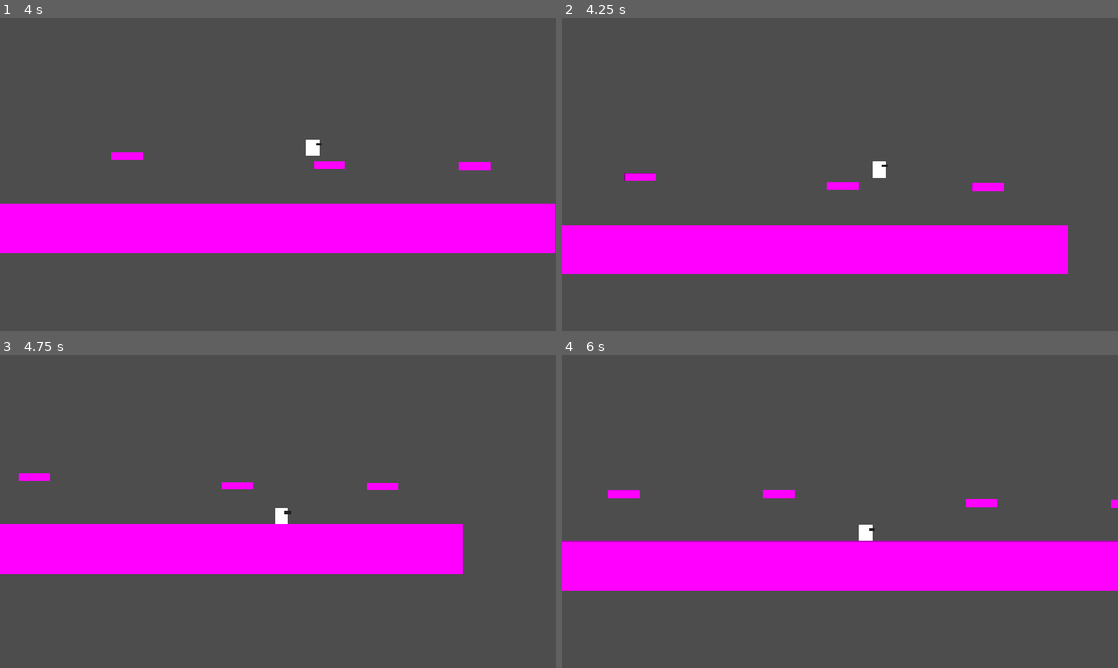
Above: before the commit, frames 1-4 (two rows, left to right).
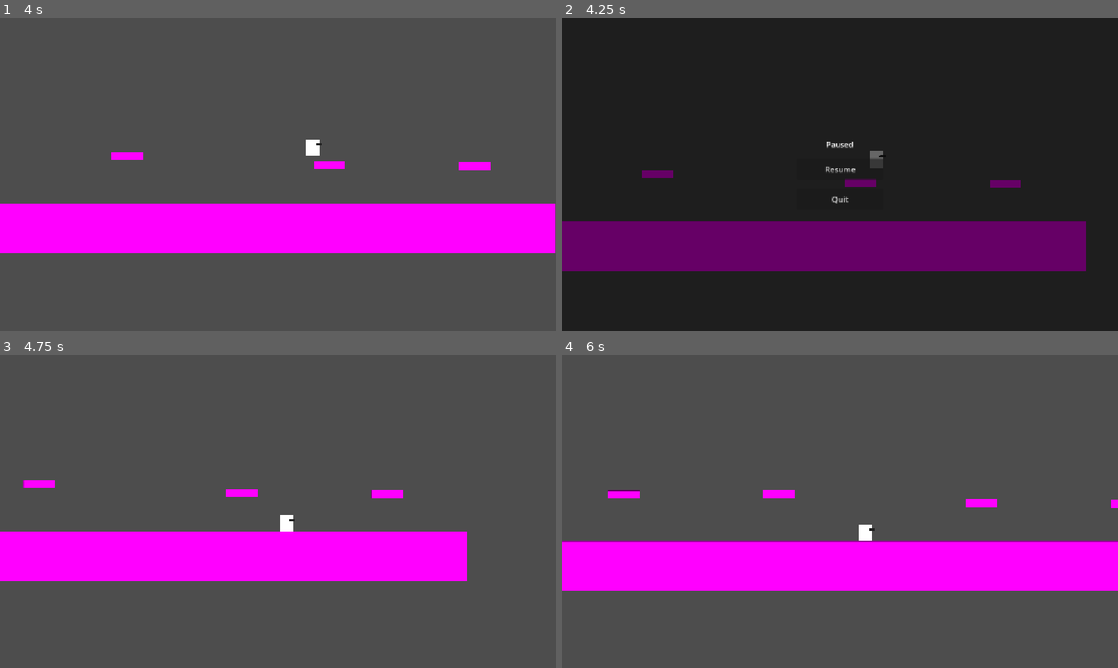
Above: after the commit, the same moments.

Repository: cachandlerdev/gmtk-2026
Game: Godot game, scene res://scenes/levels/test_level.tscn
Two runs of this game, one before a commit and one after it. Both use one fixed random seed, a clock stepped at 60 frames per second and the inputs below.
Inputs (mouse positions are in pixels of both pictures, inside the frame that each line leads up to):
- Up to frame 1 (4 s): move the mouse to (400, 158) at 0.52 s; hold D (move_right) 0.53-2.03 s; right-click (400, 158) at 0.6 s; tap W (jump) at 0.77, 1.52, 3.02, 3.77 s; tap Down (aim_down, bound only after the commit) at 0.8, 1.35, 3.8 s; move the mouse to (166, 190) at 1.27 s; tap Up (aim_up, bound only after the commit) at 1.55, 2.1 s; move the mouse to (333, 105) at 2.02 s; hold A (move_left) 2.03-2.78 s; tap J (shoot, bound only after the commit) at 2.3, 2.85 s; move the mouse to (250, 237) at 2.77 s; hold D (move_right) from 2.78 s (still down); right-click (250, 237) at 3.05 s; move the mouse to (444, 221) at 3.52 s; right-click (444, 221) at 3.6 s
- Up to frame 2 (4.25 s): keep holding D (move_right); tap Escape (ui_cancel) at 4.15 s
- Up to frame 3 (4.75 s): release D (move_right) at 4.25 s; click (278, 505) at 4.25 s, where only the run after the commit has a clickable "Resume"
- Up to frame 4 (6 s): move the mouse to (673, 464) at 5.02 s; hold A (move_left) 5.03-5.78 s; tap Shift (dash) at 5.1 s; tap W (jump) at 5.27 s; tap Up (aim_up, bound only after the commit) at 5.3 s; move the mouse to (867, 511) at 5.77 s; hold D (move_right) from 5.78 s (still down); click (867, 511) at 5.85 s

Frame 1 is identical in both runs. In frame 2, 100% of the frame differs, in the area x 0-100%, y 0-100%; in frame 3, 4.9%; in frame 4, 0.5%.

Commit message:
feat: chargeable bow, ricochet arrows, test level, pause menu

Diff:
--- a/project.godot
+++ b/project.godot
@@ -14,6 +14,10 @@
 run/main_scene="uid://5vx46auayvpk"
 config/features=PackedStringArray("4.7", "Forward Plus")
 config/icon="res://icon.svg"
+
+[autoload]
+
+PauseMenu="*res://scenes/ui/pause_menu.tscn"
 
 [display]
 
@@ -53,6 +57,21 @@
 "events": [Object(InputEventMouseButton,"resource_local_to_scene":false,"resource_name":"","device":-1,"window_id":0,"a …(257 unchanged characters)…
 ]
 }
+shoot={
+"deadzone": 0.5,
+"events": [Object(InputEventKey,"resource_local_to_scene":false,"resource_name":"","device":-1,"window_id":0,"alt_pressed":false,"shift_pressed":false,"ctrl_pressed":false,"meta_pressed":false,"pressed":false,"keycode":0,"physical_keycode":74,"key_label":0,"unicode":106,"location":0,"echo":false,"script":null)
+]
+}
+aim_up={
+"deadzone": 0.5,
+"events": [Object(InputEventKey,"resource_local_to_scene":false,"resource_name":"","device":-1,"window_id":0,"alt_pressed":false,"shift_pressed":false,"ctrl_pressed":false,"meta_pressed":false,"pressed":false,"keycode":0,"physical_keycode":4194320,"key_label":0,"unicode":0,"location":0,"echo":false,"script":null)
+]
+}
+aim_down={
+"deadzone": 0.5,
+"events": [Object(InputEventKey,"resource_local_to_scene":false,"resource_name":"","device":-1,"window_id":0,"alt_pressed":false,"shift_pressed":false,"ctrl_pressed":false,"meta_pressed":false,"pressed":false,"keycode":0,"physical_keycode":4194322,"key_label":0,"unicode":0,"location":0,"echo":false,"script":null)
+]
+}
 
 [physics]
 
--- /dev/null
+++ b/scenes/player/arrow.gd
@@ -0,0 +1,41 @@
+extends CharacterBody2D
+
+## A projectile arrow. Flies with an initial velocity, arcs under gravity,
+## rotates to face its travel direction, and ricochets off the world a few
+## times before coming to rest.
+
+@export var fall_gravity: float = 980.0
+@export var lifetime: float = 6.0
+@export var bounciness: float = 0.7          # fraction of speed kept per bounce
+@export var max_bounces: int = 3             # stick after this many ricochets
+@export var min_bounce_speed: float = 120.0  # below this after a bounce, stop
+
+var _bounces: int = 0
+var _stopped: bool = false
+
+func _ready() -> void:
+	# Failsafe cleanup for arrows that never come to rest on screen.
+	get_tree().create_timer(lifetime).timeout.connect(queue_free)
+
+func _physics_process(delta: float) -> void:
+	if _stopped:
+		return
+
+	velocity.y += fall_gravity * delta
+
+	var collision := move_and_collide(velocity * delta)
+	if collision != null:
+		_ricochet(collision.get_normal())
+
+	if not _stopped:
+		rotation = velocity.angle()
+
+func _ricochet(normal: Vector2) -> void:
+	velocity = velocity.bounce(normal) * bounciness
+	_bounces += 1
+	if _bounces >= max_bounces or velocity.length() < min_bounce_speed:
+		_stop()
+
+func _stop() -> void:
+	_stopped = true
+	velocity = Vector2.ZERO
--- /dev/null
+++ b/scenes/player/arrow.tscn
@@ -0,0 +1,18 @@
+[gd_scene load_steps=3 format=3 uid="uid://qb172ohoprer"]
+
+[ext_resource type="Script" path="res://scenes/player/arrow.gd" id="1_arrow"]
+
+[sub_resource type="RectangleShape2D" id="Shape_arrow"]
+size = Vector2(34, 6)
+
+[node name="Arrow" type="CharacterBody2D"]
+collision_layer = 4
+collision_mask = 1
+script = ExtResource("1_arrow")
+
+[node name="Visual" type="Polygon2D" parent="."]
+color = Color(0.827451, 0.6, 0.301961, 1)
+polygon = PackedVector2Array(-17, -1.5, 6, -1.5, 6, -6, 17, 0, 6, 6, 6, 1.5, -17, 1.5)
+
+[node name="CollisionShape2D" type="CollisionShape2D" parent="."]
+shape = SubResource("Shape_arrow")
--- /dev/null
+++ b/scenes/ui/main_menu.gd
@@ -0,0 +1,19 @@
+extends Control
+
+
+# Called when the node enters the scene tree for the first time.
+func _ready() -> void:
+	pass # Replace with function body.
+
+
+# Called every frame. 'delta' is the elapsed time since the previous frame.
+func _process(delta: float) -> void:
+	pass
+
+
+func _on_start_game_pressed() -> void:
+	get_tree().change_scene_to_file("res://scenes/levels/test_level.tscn")
+
+
+func _on_quit_game_pressed() -> void:
+	get_tree().quit()
--- /dev/null
+++ b/scenes/ui/main_menu.tscn
@@ -0,0 +1,48 @@
+[gd_scene format=3 uid="uid://d3bwgw1cq6ryh"]
+
+[ext_resource type="Script" uid="uid://crr27daij2odd" path="res://scenes/ui/main_menu.gd" id="1_sl1te"]
+
+[node name="MainMenu" type="Control" unique_id=525694652]
+layout_mode = 3
+anchors_preset = 15
+anchor_right = 1.0
+anchor_bottom = 1.0
+grow_horizontal = 2
+grow_vertical = 2
+script = ExtResource("1_sl1te")
+
+[node name="Label" type="Label" parent="." unique_id=28140727]
+layout_mode = 0
+offset_left = 493.0
+offset_top = 89.0
+offset_right = 659.0
+offset_bottom = 134.0
+theme_override_font_sizes/font_size = 32
+text = "Game Title"
+horizontal_alignment = 1
+
+[node name="CenterContainer" type="CenterContainer" parent="." unique_id=1809059936]
+layout_mode = 1
+anchors_preset = 15
+anchor_right = 1.0
+anchor_bottom = 1.0
+grow_horizontal = 2
+grow_vertical = 2
+
+[node name="VBoxContainer" type="VBoxContainer" parent="CenterContainer" unique_id=884909270]
+layout_mode = 2
+
+[node name="Start Game" type="Button" parent="CenterContainer/VBoxContainer" unique_id=586542926]
+layout_mode = 2
+theme_override_font_sizes/font_size = 25
+text = "Start
+
+"
+
+[node name="Quit Game" type="Button" parent="CenterContainer/VBoxContainer" unique_id=2033349739]
+layout_mode = 2
+theme_override_font_sizes/font_size = 25
+text = "Quit"
+
+[connection signal="pressed" from="CenterContainer/VBoxContainer/Start Game" to="." method="_on_start_game_pressed"]
+[connection signal="pressed" from="CenterContainer/VBoxContainer/Quit Game" to="." method="_on_quit_game_pressed"]
--- /dev/null
+++ b/scenes/ui/pause_menu.gd
@@ -0,0 +1,39 @@
+extends CanvasLayer
+
+## Global pause menu, registered as an Autoload so it works in every scene.
+## Its process_mode is ALWAYS (set in the scene) so it keeps running while the
+## SceneTree is paused — otherwise it would freeze along with the gameplay and
+## you could never un-pause.
+
+@onready var resume_button: Button = $Center/Menu/ResumeButton
+@onready var quit_button: Button = $Center/Menu/QuitButton
+
+func _ready() -> void:
+	visible = false
+	resume_button.pressed.connect(_resume)
+	quit_button.pressed.connect(_quit)
+
+func _unhandled_input(event: InputEvent) -> void:
+	if event.is_action_pressed("ui_cancel"):
+		_toggle()
+		get_viewport().set_input_as_handled()
+
+func _toggle() -> void:
+	if get_tree().paused:
+		_resume()
+	else:
+		_pause()
+
+func _pause() -> void:
+	get_tree().paused = true
+	visible = true
+
+func _resume() -> void:
+	get_tree().paused = false
+	visible = false
+
+func _quit() -> void:
+	# Un-pause first so the tree is in a clean state, then exit.
+	# Swap this for get_tree().change_scene_to_file(...) once a main menu exists.
+	get_tree().paused = false
+	get_tree().quit()
--- /dev/null
+++ b/scenes/ui/pause_menu.tscn
@@ -0,0 +1,42 @@
+[gd_scene load_steps=2 format=3 uid="uid://cpausemenu0scn"]
+
+[ext_resource type="Script" path="res://scenes/ui/pause_menu.gd" id="1_pause"]
+
+[node name="PauseMenu" type="CanvasLayer"]
+layer = 100
+process_mode = 3
+script = ExtResource("1_pause")
+
+[node name="Dim" type="ColorRect" parent="."]
+anchors_preset = 15
+anchor_right = 1.0
+anchor_bottom = 1.0
+grow_horizontal = 2
+grow_vertical = 2
+color = Color(0, 0, 0, 0.6)
+
+[node name="Center" type="CenterContainer" parent="."]
+anchors_preset = 15
+anchor_right = 1.0
+anchor_bottom = 1.0
+grow_horizontal = 2
+grow_vertical = 2
+
+[node name="Menu" type="VBoxContainer" parent="Center"]
+layout_mode = 2
+theme_override_constants/separation = 18
+
+[node name="Title" type="Label" parent="Center/Menu"]
+layout_mode = 2
+text = "Paused"
+horizontal_alignment = 1
+
+[node name="ResumeButton" type="Button" parent="Center/Menu"]
+custom_minimum_size = Vector2(180, 44)
+layout_mode = 2
+text = "Resume"
+
+[node name="QuitButton" type="Button" parent="Center/Menu"]
+custom_minimum_size = Vector2(180, 44)
+layout_mode = 2
+text = "Quit"
--- /dev/null
+++ b/scenes/weapons/bow.gd
@@ -0,0 +1,100 @@
+extends Node2D
+class_name Bow
+
+signal arrow_fired(arrow: Node, charge_ratio: float)
+
+@export var arrow_scene: PackedScene
+@export var active: bool = true
+@export var auto_facing: bool = true
+
+@export_group("Power")
+@export var min_arrow_speed: float = 400.0
+@export var max_arrow_speed: float = 1200.0
+@export var max_charge_time: float = 1.0
+
+@export_group("Aim")
+@export var aim_speed: float = 2.5          ## radians per second
+@export var max_aim_angle: float = 80.0     ## degrees up/down from horizontal
+@export var spawn_offset: float = 44.0      ## how far in front the arrow spawns
+
+@export_group("Input Actions")
+@export var shoot_action: StringName = &"shoot"
+@export var aim_up_action: StringName = &"aim_up"
+@export var aim_down_action: StringName = &"aim_down"
+@export var move_left_action: StringName = &"move_left"
+@export var move_right_action: StringName = &"move_right"
+
+## 1 = facing right, -1 = facing left. Set by the host when auto_facing is off.
+var facing: int = 1
+
+## Current charge as a 0..1 ratio; handy for HUDs.
+var charge_ratio: float = 0.0
+
+var _charging: bool = false
+var _charge: float = 0.0
+var _aim_angle: float = 0.0
+
+func _physics_process(delta: float) -> void:
+	if not active:
+		return
+
+	if auto_facing:
+		var move := Input.get_axis(move_left_action, move_right_action)
+		if move != 0.0:
+			facing = 1 if move > 0.0 else -1
+
+	_handle_bow(delta)
+	queue_redraw()
+
+func _handle_bow(delta: float) -> void:
+	if Input.is_action_just_pressed(shoot_action):
+		_charging = true
+		_charge = 0.0
+		_aim_angle = 0.0
+
+	if _charging:
+		_charge = minf(_charge + delta, max_charge_time)
+		var aim_input := Input.get_axis(aim_down_action, aim_up_action)
+		var limit := deg_to_rad(max_aim_angle)
+		_aim_angle = clampf(_aim_angle + aim_input * aim_speed * delta, -limit, limit)
+
+	charge_ratio = _charge / max_charge_time
+
+	if Input.is_action_just_released(shoot_action) and _charging:
+		_fire()
+		_charging = false
+
+func _aim_direction() -> Vector2:
+	var f := 1.0 if facing >= 0 else -1.0
+	return Vector2(f, 0.0).rotated(-_aim_angle * f)
+
+func _fire() -> void:
+	if arrow_scene == null:
+		push_warning("Bow has no arrow_scene assigned.")
+		return
+
+	var ratio := _charge / max_charge_time
+	var arrow_speed := lerpf(min_arrow_speed, max_arrow_speed, ratio)
+	var dir := _aim_direction()
+
+	var arrow := arrow_scene.instantiate()
+	_projectile_parent().add_child(arrow)
+	arrow.global_position = global_position + dir * spawn_offset
+	arrow.rotation = dir.angle()
+	arrow.velocity = dir * arrow_speed
+
+	arrow_fired.emit(arrow, ratio)
+
+func _projectile_parent() -> Node:
+	var scene := get_tree().current_scene
+	return scene if scene != null else get_tree().root
+
+func _draw() -> void:
+	if not _charging:
+		return
+	var dir := _aim_direction()
+	var ratio := _charge / max_charge_time
+	var length := lerpf(34.0, 96.0, ratio)
+	var col := Color(1.0, 1.0, 1.0, 0.85).lerp(Color(1.0, 0.55, 0.2, 0.95), ratio)
+	draw_line(Vector2.ZERO, dir * length, col, 3.0)
+	draw_circle(dir * length, 4.0, col)
--- /dev/null
+++ b/scenes/weapons/bow.tscn
@@ -0,0 +1,8 @@
+[gd_scene load_steps=3 format=3 uid="uid://cbow0weapon0scn"]
+
+[ext_resource type="Script" path="res://scenes/weapons/bow.gd" id="1_bow"]
+[ext_resource type="PackedScene" uid="uid://qb172ohoprer" path="res://scenes/player/arrow.tscn" id="2_arrow"]
+
+[node name="Bow" type="Node2D"]
+script = ExtResource("1_bow")
+arrow_scene = ExtResource("2_arrow")
Not shown, added: scenes/player/arrow.gd.uid
Not shown, added: scenes/ui/main_menu.gd.uid
Not shown, added: scenes/ui/pause_menu.gd.uid
Not shown, added: scenes/weapons/bow.gd.uid
Not shown, changed: README.md
